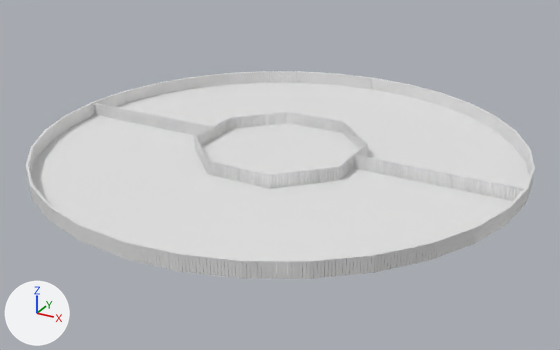
Two versions of the FBX model GoldenRevenge/Assets/ArtistTesting/Models/FBX/Blocking/Level Design/Andreu/LevelFloor.fbx, one commit apart.
Camera for both pictures: a 50 mm lens placed at (100.9, -183.6, 84.7), pointed at (1.6, -3.0, -5.6). Every picture has the same lights, and +X, +Y and +Z are marked at lower left. Where no turn or scale is listed for an object, it has been applied to the vertices.

Objects in the first picture: 'Circle', 'Palo_BossZone_MOD', 'Palo_Cerca', 'SM_Palo_Divisor', 'Suelo_BossZone'.
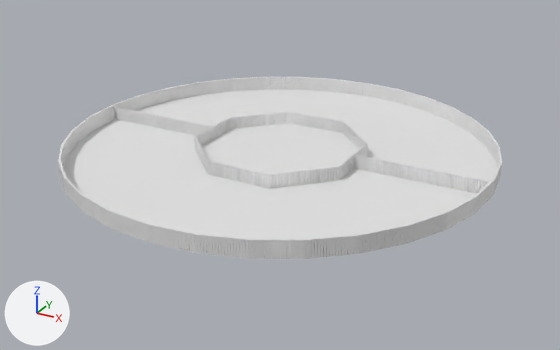
ob_curve_cerca is not drawn itself; it is the parent of ob_circle, ob_palo_cerca.

What changed in the scene script:
```text
Change ob_curve_cerca:
    ob_curve_cerca.scale: (70.0, 70.0, 70.0) -> (61.6, 61.6, 77.0)
```

What differs and where, as boxes (x1, y1, x2, y2) in the pictures (560 x 350 px):
'Circle', rescaled (13% narrower, 14% shorter)
    before: (31, 82, 529, 278)
    after: (64, 89, 497, 258)
'Palo_Cerca', rescaled (13% narrower, 12% shorter)
    before: (25, 71, 535, 279)
    after: (58, 77, 502, 259)
